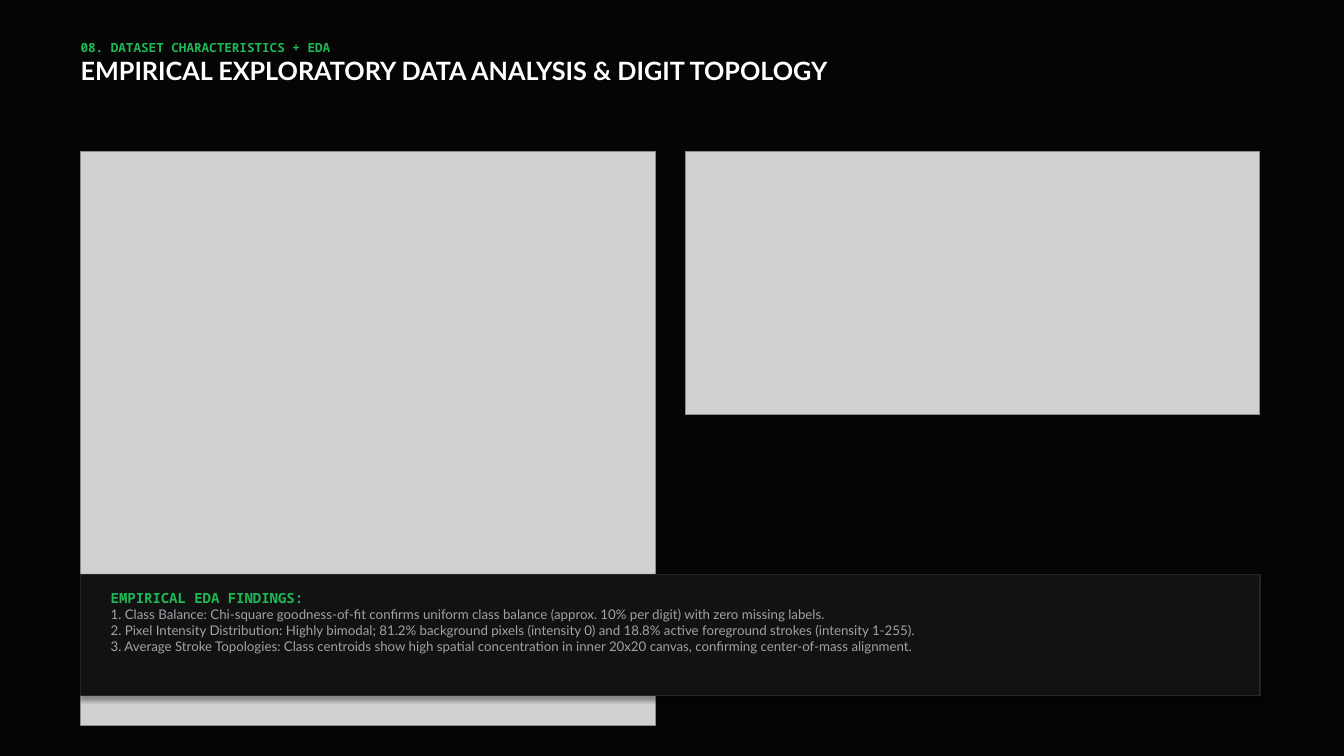
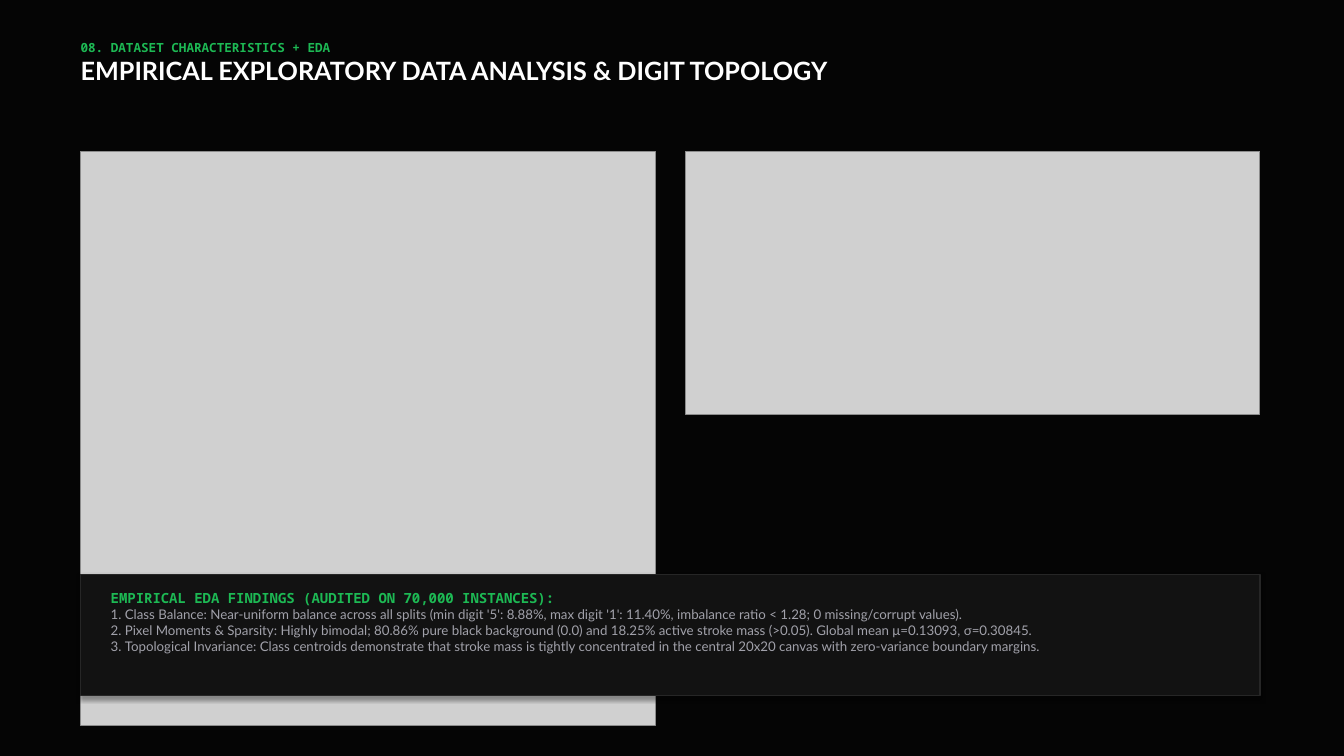
Before and after one commit to tejassxo/DigitVision_ML, a slide deck: slide 8 of src/presentation/DigitVision_AI_Presentation.pptx. Drawn at 1344x756 pixels with LibreOffice and Linux fonts; fonts in the diff are those of the drawing; grey boxes stand for pictures. Boxes give left, top, right and bottom in pixels: in the first picture for what was removed or moved away, otherwise in the second. Text is boxed around its words. In the diff, an @@ line names an element or a change of style, - is before the commit and + after.

```diff
--- a/src/presentation/DigitVision_AI_Presentation.pptx
+++ b/src/presentation/DigitVision_AI_Presentation.pptx
@@ text at [111,593,1040,654]: text changed @@
-EMPIRICAL EDA FINDINGS:
-1. Class Balance: Chi-square goodness-of-fit confirms uniform class balance (approx. 10% per digit) with zero missing labels.
-2. Pixel Intensity Distribution: Highly bimodal; 81.2% background pixels (intensity 0) and 18.8% active foreground strokes (intensity 1-255).
-3. Average Stroke Topologies: Class centroids show high spatial concentration in inner 20x20 canvas, confirming center-of-mass alignment.
+EMPIRICAL EDA FINDINGS (AUDITED ON 70,000 INSTANCES):
+1. Class Balance: Near-uniform balance across all splits (min digit '5': 8.88%, max digit '1': 11.40%, imbalance ratio < 1.28; 0 missing/corrupt values).
+2. Pixel Moments & Sparsity: Highly bimodal; 80.86% pure black background (0.0) and 18.25% active stroke mass (>0.05). Global mean μ=0.13093, σ=0.30845.
+3. Topological Invariance: Class centroids demonstrate that stroke mass is tightly concentrated in the central 20x20 canvas with zero-variance boundary margins.
```
Also in this commit, not shown: 1 other slide changed, 6 other files.
